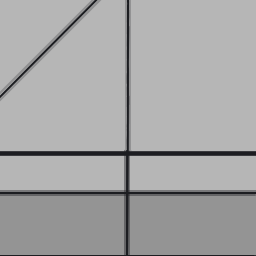
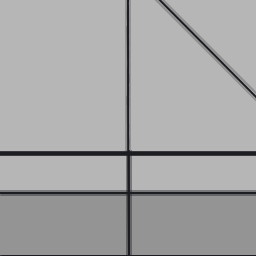
The second 256x256 image is a revision of the first. Changes to its layers:
painted on "Paint Layer 2" over (0, 0, 256, 256)
painted on "Paint Layer 1" (1st of 2) over (0, 0, 256, 256)
painted on "Paint Layer 3 (pasted)" over (0, 0, 256, 256)
